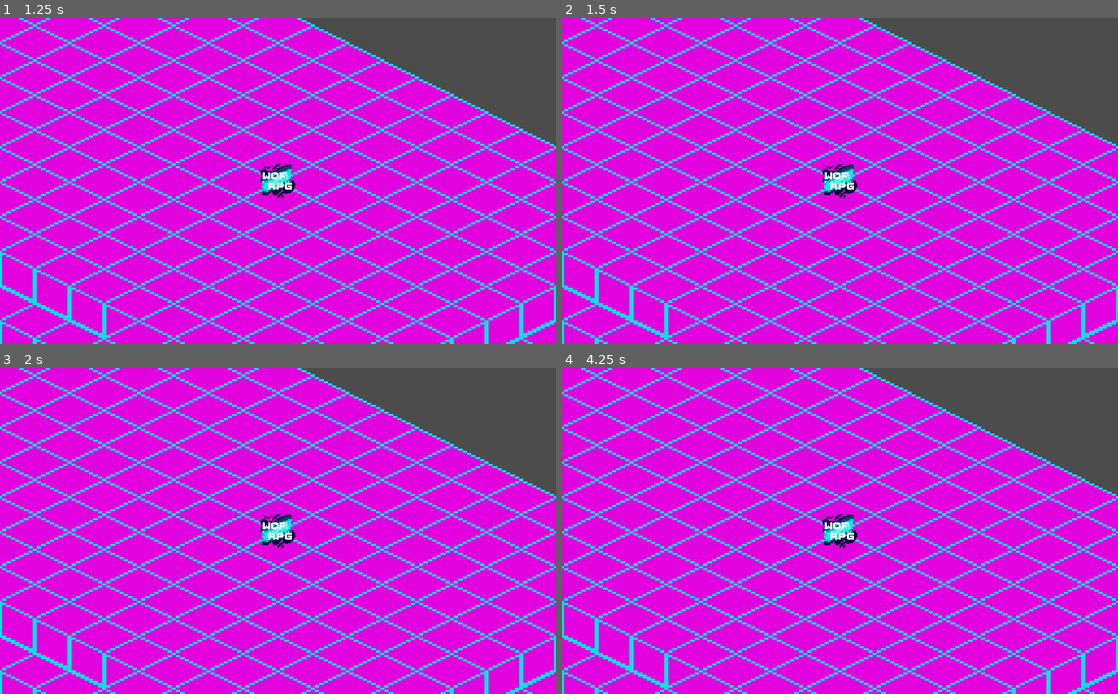
Above: before the commit, frames 1-4 (two rows, left to right).
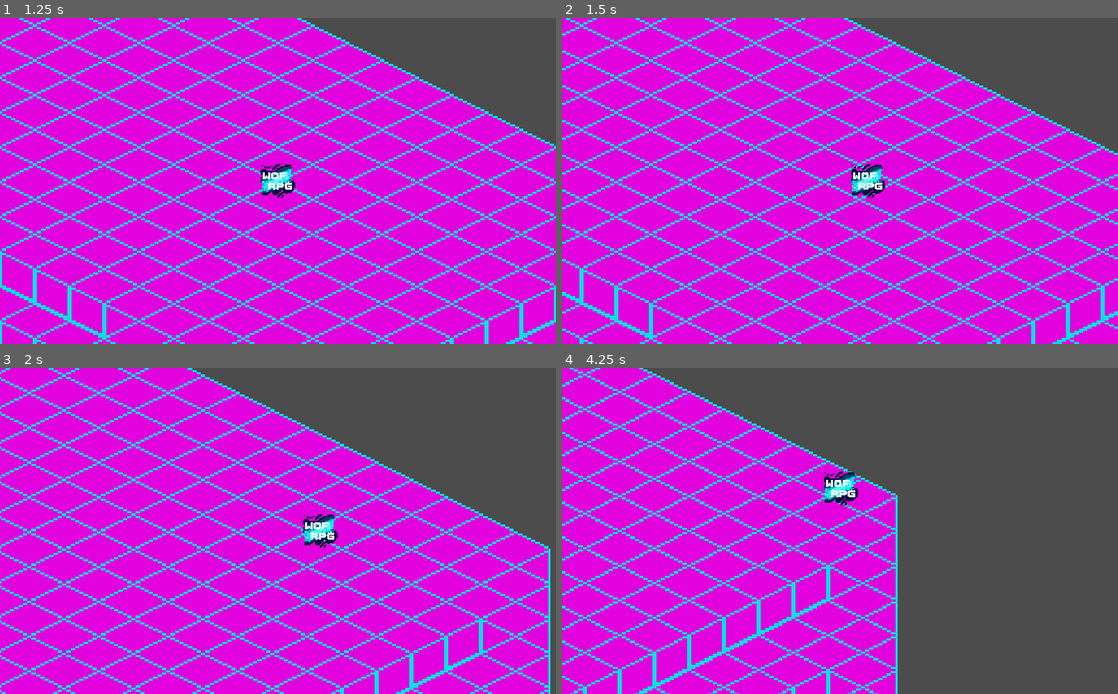
Above: after the commit, the same moments.

Repository: Animus-Surge/wof-rpg
Game: Godot game, scene res://scenes/loading_screen.tscn
The game is run twice, just before and just after one commit, with the same random seed, the same clock (stepped at 60 frames per second) and the same inputs.
Inputs:
- Up to frame 1 (1.25 s): click "Singleplayer" at 0.5 s
- Up to frame 2 (1.5 s): tap Enter at 1.25, 1.35 s; hold Right (ui_right) from 1.28 s (still down)
- Up to frame 3 (2 s): keep holding Right (ui_right); tap F at 1.55 s
- Up to frame 4 (4.25 s): release Right (ui_right) at 2.03 s; hold Down (ui_down) 2.03-2.78 s; tap F at 2.1, 3.05, 3.6 s; tap Enter at 2.3, 2.85, 3.8 s; hold Right (ui_right) 2.78-3.53 s; hold Up (ui_up) from 3.53 s (still down)

Frame 1 is identical in both runs. In frame 2, 22% of the frame differs, in the area x 0-100%, y 0-100%; in frame 3, 29%; in frame 4, 52%.

Commit message:
Fix multiplayer collisions, future planning

Diff:
--- /dev/null
+++ b/objects/entity/interactable_object.tscn
@@ -0,0 +1,25 @@
+[gd_scene load_steps=4 format=2]
+
+[ext_resource path="res://scripts/interaction/interactable.gd" type="Script" id=1]
+
+[sub_resource type="CircleShape2D" id=2]
+
+[sub_resource type="CircleShape2D" id=3]
+radius = 55.0152
+
+[node name="object" type="KinematicBody2D"]
+position = Vector2( 86.6104, 82.4861 )
+script = ExtResource( 1 )
+__meta__ = {
+"_edit_group_": true
+}
+
+[node name="CollisionShape2D" type="CollisionShape2D" parent="."]
+shape = SubResource( 2 )
+
+[node name="Sprite" type="Sprite" parent="."]
+
+[node name="interaction_bounds" type="Area2D" parent="."]
+
+[node name="CollisionShape2D" type="CollisionShape2D" parent="interaction_bounds"]
+shape = SubResource( 3 )
--- a/project.godot
+++ b/project.godot
@@ -17,6 +17,7 @@
 [autoload]
 
 gstate="*res://scripts/state.gd"
+pstate="*res://scripts/player/playerstate.gd"
 
 [display]
 
--- a/scenes/map.tscn
+++ b/scenes/map.tscn
@@ -133,6 +133,18 @@
 margin_bottom = 42.0
 text = "quit"
 
+[node name="interact_label" type="Label" parent="UILayer/ui_root"]
+anchor_left = 0.5
+anchor_right = 0.5
+margin_left = -95.5
+margin_top = 55.0
+margin_right = 95.5
+margin_bottom = 69.0
+text = "Press F to interact with object"
+__meta__ = {
+"_edit_use_anchors_": false
+}
+
 [connection signal="pressed" from="UILayer/ui_root/pausemenu/resume" to="UILayer/ui_root" method="unpause"]
 [connection signal="pressed" from="UILayer/ui_root/pausemenu/settings" to="UILayer/ui_root" method="settings"]
 [connection signal="pressed" from="UILayer/ui_root/pausemenu/quit" to="UILayer/ui_root" method="quit"]
--- a/scripts/global/maproot.gd
+++ b/scripts/global/maproot.gd
@@ -22,7 +22,3 @@
 
 puppetsync func despawn_player(id):
 	$YSort.get_node(str(id)).queue_free()
-
-#func _process(_delta):
-#	for child in $YSort.get_children():
-#		if child.name.begins_with("@"): child.queue_free()
--- /dev/null
+++ b/scripts/interaction/interactable.gd
@@ -0,0 +1,24 @@
+extends KinematicBody2D
+
+export(String, "NPC", "Container", "Switch") var type
+export(Dictionary) var data # Contains information like speech and such, exported for debug purposes
+
+var entered_body
+
+func _ready():
+# warning-ignore:return_value_discarded
+	$interaction_bounds.connect("body_entered", self, "_area_entered")
+# warning-ignore:return_value_discarded
+	$interaction_bounds.connect("body_exited", self, "_area_exited")
+
+func _area_entered(body):
+	if body.name == name: return
+	entered_body = body.name
+	if !pstate.interacting_with:
+		pstate.interacting_with = self
+
+func _area_exited(body):
+	print("EXIT")
+	if body.name == entered_body:
+		entered_body = null
+		pstate.interacting_with = null
--- a/scripts/player/player.gd
+++ b/scripts/player/player.gd
@@ -20,7 +20,7 @@
 
 	ppos = position
 
-func _process(delta):
+func _process(_delta):
 	if (!gstate.mplayer or is_network_master()) and !gstate.paused:
 		var mdir = Vector2()
 		mdir.x = Input.get_action_strength("ui_right") - Input.get_action_strength("ui_left")
@@ -36,7 +36,7 @@
 		if !gstate.paused: # Prevent the player from jumping back to (0,0)
 			position = ppos
 
-	position += vel * delta
+	vel = move_and_slide(vel)
 
 	if gstate.mplayer and !is_network_master():
 		ppos = position
--- a/scripts/player/playerstate.gd
+++ b/scripts/player/playerstate.gd
@@ -1,6 +1,8 @@
 extends Node
 
 # Local playerstate system
+
+# Playerstate is used for player stuff, COMPLETELY unrelated to stuff in the global state machine
 
 #Player display stuff
 var tribe_id # Contains the ID for the tribe (i.e. "iw") Hybrids look like this: "iw-sw" and custom tribes (addons) look like this: "cs:<tribe_id>"
@@ -21,5 +23,7 @@
 # TODO
 
 #Interaction manager
-var interacting_with
-# TODO
+var interacting_with # Null if not interacting with anything
+
+func interact():
+	if !interacting_with: return
--- a/scripts/ui/ui_manager.gd
+++ b/scripts/ui/ui_manager.gd
@@ -30,14 +30,14 @@
 				return
 			gstate.paused = !gstate.paused # Only applies to the client, never affects the multiplayer side
 			$pausemenu.visible = gstate.paused
-		elif event.scancode == KEY_ENTER:
+		elif event.scancode == KEY_ENTER and gstate.mplayer:
 			if $chatpanel/message_box.has_focus():
 				var msg = $chatpanel/message_box.text
 				#TODO: remove or end any bbcode tags to avoid issues
 				if msg.empty():
 					return
 				var id = get_tree().get_network_unique_id()
-				#TODO: dm and party handling
+				#TODO: dm and party chat handling
 				gstate.send_packet({"type":"chatmsg", "msg":msg, "sender_id":id, "dm":false, "dm_recipient":0})
 				$chatpanel/message_box.clear()
 				$chatpanel/message_box.release_focus()
@@ -45,9 +45,10 @@
 			else:
 				$chatpanel/message_box.grab_focus()
 				gstate.paused = true # Act like it's paused so all keystrokes get sent to the chat box
-
-	#Notice how we aren't sending the chat message directly to our own chatbox. Instead we are sending it
-	#to the server, which will send it back to us, and then we will put it in our own chatbox. Avoids duplicates.
+				#Notice how we aren't sending the chat message directly to our own chatbox. Instead we are sending it
+				#to the server, which will send it back to us, and then we will put it in our own chatbox. Avoids duplicates.
+		elif event.scancode == KEY_F: #TODO: keymapping work
+			pstate.interact()
 
 #Pause screen
 
@@ -71,3 +72,12 @@
 func chat_message(message):
 	get_node("chatpanel/ScrollContainer/RichTextLabel").bbcode_text += message + "\n"
 	#TODO: other chat features, like party screens and dms and such
+
+
+# Stuff that needs to be checked every frame
+
+func _process(_delta):
+	if pstate.interacting_with:
+		$interact_label.show()
+	else:
+		$interact_label.hide()
Not shown: 2 places in scenes/map.tscn that only renumber resources
Not shown, added: skill_tree_format_test.jsonc
